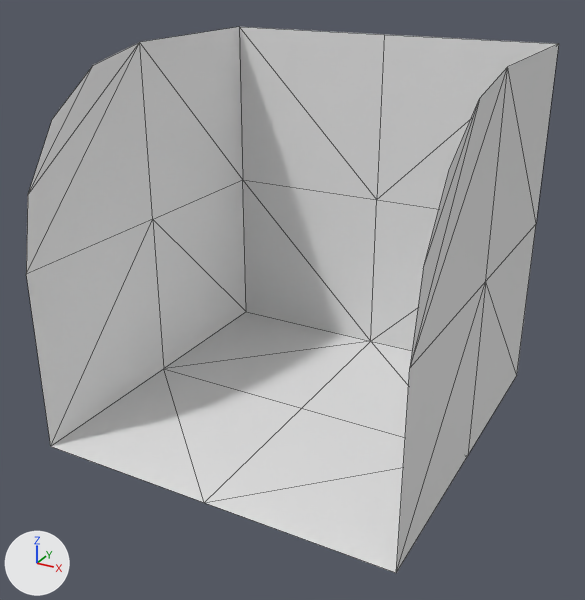
Renders of the glTF model static/shelves.gltf from each side of a commit.
The view is the same before and after, from a camera (50 mm lens) standing at (0.0963, -0.2306, 0.1242) and looking at (0.0004, -0.0563, 0.037). Every picture has the same lights, and +X, +Y and +Z are marked at lower left. Mesh edges are drawn as thin lines. Vertices at the same position are counted once.

In view in the first picture: 'section'.
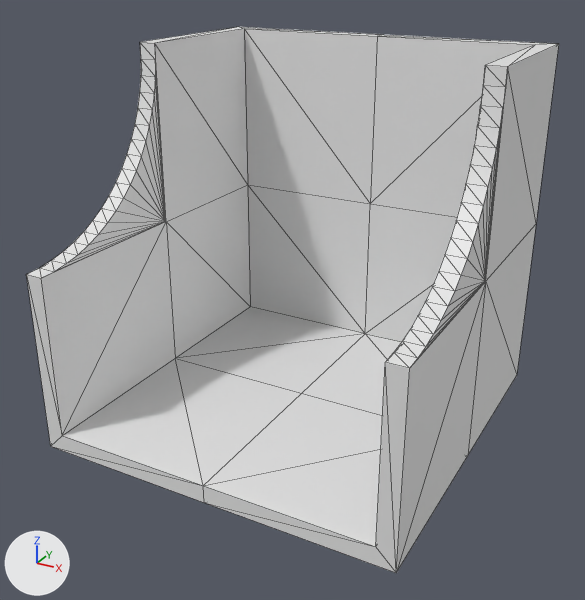
Commit message: new shelves model

Location of each change, [x1, y1, x2, y2] in pixels of the pictures (585 x 600 px):
part 1 of me_section, built on: before [26, 42, 508, 367]; after [26, 27, 557, 573]

Patch to the scene script:
```diff
--- a/static/shelves.gltf.py
+++ b/static/shelves.gltf.py
@@ me_section @@
 # used by ob_section; location = (0.0, 0.0, 0.0)
-me_section.from_pydata(...)  # 27 vertices, 36 faces; spans x -0.05..0.05, y -0.1..0.0, z 0.0..0.1
+me_section.from_pydata(...)  # 110 vertices, 216 faces; spans x -0.05..0.05, y -0.1..0.0, z 0.0..0.1
+# me_section part 1
+# 6 vertices are removed from x -0.05..0.05, y -0.0962..-0.0691, z 0.0691..0.0962
+# 8 faces are deleted
+# 46 vertices are added at x -0.05..0.045, y -0.1..-0.005, z 0.005..0.1
+# 36 new vertices lie (0.005, 0.0, 0.0) away from vertices in x -0.05..0.045, y -0.1..-0.05, z 0.05..0.1
+# 7 new vertices lie (0.0, 0.045, 0.0) away from vertices in x -0.045..0.045, y -0.05, z 0.005..0.1
+# 188 new faces join them
```
